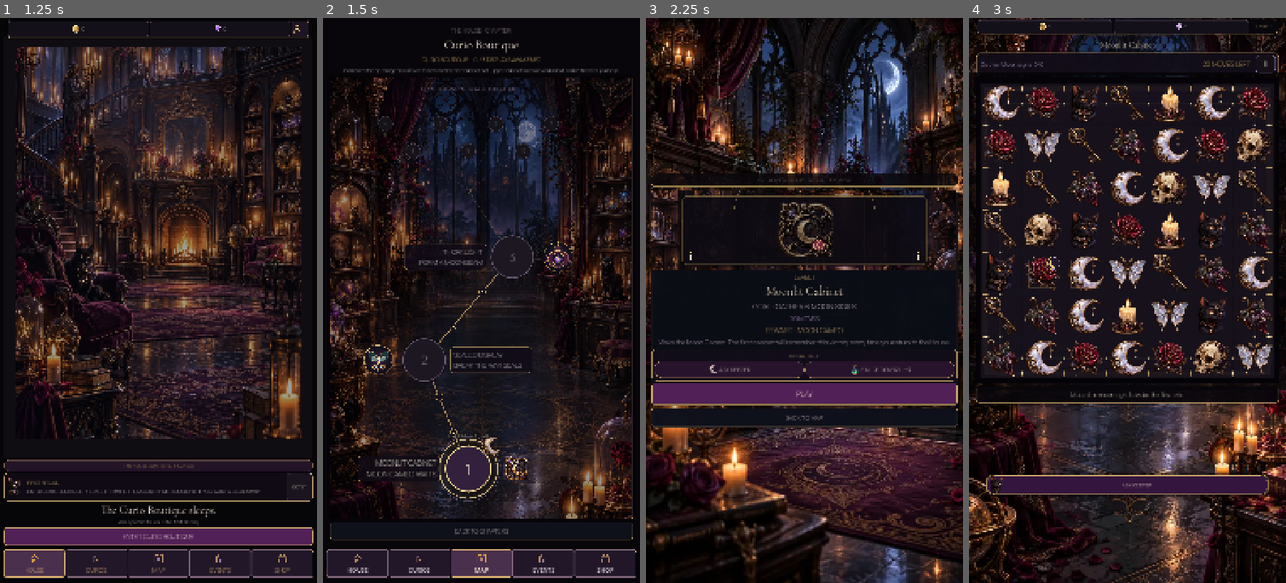
Above: before the commit, frames 1-4 (left to right).
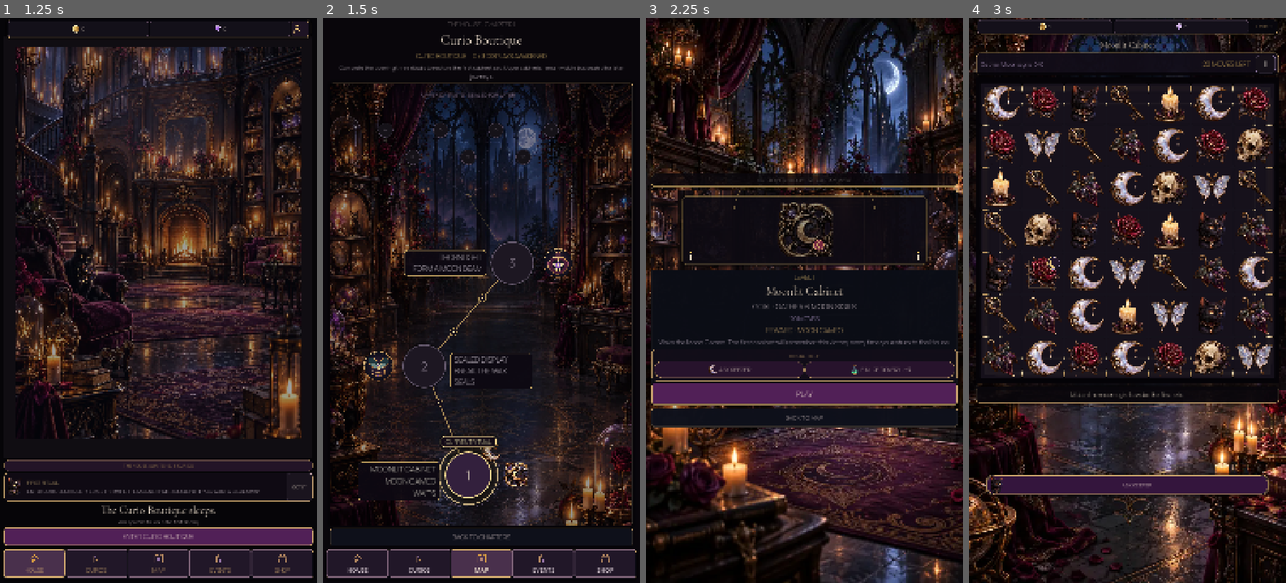
Above: after the commit, the same moments.

Repository: Jay-prodesign/akilta-match3
Game: Godot game, scene res://src/app/app_bootstrap.tscn
The game is run twice, just before and just after one commit, with the same random seed, the same clock (stepped at 60 frames per second) and the same inputs.
Inputs:
- Up to frame 1 (1.25 s): click "ENTER THE HOUSE" at 0.5 s
- Up to frame 2 (1.5 s): click "ENTER CURIO BOUTIQUE" at 1.25 s
- Up to frame 3 (2.25 s): click "1" at 2 s
- Up to frame 4 (3 s): click "PLAY" at 2.75 s

Frame 1 is identical in both runs. In frame 2, 21% of the frame differs, in the area x 2-98%, y 0-94%; in frame 3, less than 0.1%; in frame 4, nothing differs.

Commit message:
Strengthen Chapter Map mobile readability hierarchy

Diff:
--- a/src/ui/map/chapter_map.tscn
+++ b/src/ui/map/chapter_map.tscn
@@ -25,18 +25,38 @@
 corner_radius_bottom_left = 16
 
 [sub_resource type="StyleBoxFlat" id="RouteLabelPlate"]
-bg_color = Color(0.063, 0.043, 0.086, 0.82)
+bg_color = Color(0.05, 0.034, 0.069, 0.94)
 border_width_left = 1
 border_width_top = 1
 border_width_right = 1
 border_width_bottom = 1
-border_color = Color(0.847, 0.71, 0.416, 0.3)
+border_color = Color(0.847, 0.71, 0.416, 0.56)
 corner_radius_top_left = 10
 corner_radius_top_right = 10
 corner_radius_bottom_right = 10
 corner_radius_bottom_left = 10
+content_margin_left = 14.0
+content_margin_top = 5.0
+content_margin_right = 14.0
+content_margin_bottom = 5.0
+
+[sub_resource type="StyleBoxFlat" id="FrontierPlate"]
+bg_color = Color(0.078, 0.043, 0.09, 0.96)
+border_width_left = 2
+border_width_top = 2
+border_width_right = 2
+border_width_bottom = 2
+border_color = Color(0.973, 0.855, 0.573, 0.9)
+corner_radius_top_left = 12
+corner_radius_top_right = 12
+corner_radius_bottom_right = 12
+corner_radius_bottom_left = 12
 content_margin_left = 12.0
+content_margin_top = 5.0
 content_margin_right = 12.0
+content_margin_bottom = 5.0
+shadow_color = Color(0, 0, 0, 0.5)
+shadow_size = 8
 
 [node name="ChapterMap" type="Control"]
 layout_mode = 3
@@ -72,7 +92,7 @@
 theme_override_colors/font_color = Color(0.84, 0.73, 0.66, 1)
 theme_override_colors/font_outline_color = Color(0.03, 0.02, 0.04, 0.9)
 theme_override_constants/outline_size = 3
-theme_override_font_sizes/font_size = 20
+theme_override_font_sizes/font_size = 22
 text = "THE HOUSE · CHAPTER I"
 horizontal_alignment = 1
 
@@ -81,21 +101,21 @@
 theme_override_colors/font_color = Color(0.975, 0.91, 0.79, 1)
 theme_override_colors/font_outline_color = Color(0.03, 0.02, 0.04, 0.94)
 theme_override_constants/outline_size = 5
-theme_override_font_sizes/font_size = 42
+theme_override_font_sizes/font_size = 46
 text = "Curio Boutique"
 horizontal_alignment = 1
 
 [node name="Progress" type="Label" parent="Layout"]
 layout_mode = 2
 theme_override_colors/font_color = Color(0.851, 0.71, 0.416, 1)
-theme_override_font_sizes/font_size = 20
+theme_override_font_sizes/font_size = 22
 text = "CURIO BOUTIQUE · 0 / 3 DISPLAYS AWAKENED"
 horizontal_alignment = 1
 
 [node name="Intro" type="Label" parent="Layout"]
 layout_mode = 2
 theme_override_colors/font_color = Color(0.851, 0.804, 0.835, 1)
-theme_override_font_sizes/font_size = 17
+theme_override_font_sizes/font_size = 19
 text = "Complete the opening three rituals to restore the first cabinet set. Upper cabinets remain visible but sealed for later journeys."
 horizontal_alignment = 1
 autowrap_mode = 2
@@ -151,7 +171,8 @@
 theme_override_colors/font_color = Color(1, 0.941, 0.722, 1)
 theme_override_colors/font_outline_color = Color(0.031, 0.027, 0.063, 0.96)
 theme_override_constants/outline_size = 4
-theme_override_font_sizes/font_size = 18
+theme_override_font_sizes/font_size = 20
+theme_override_styles/normal = SubResource("FrontierPlate")
 text = "CURRENT RITUAL"
 horizontal_alignment = 1
 vertical_alignment = 1
@@ -174,7 +195,7 @@
 theme_override_colors/font_color = Color(0.945, 0.91, 0.866, 1)
 theme_override_colors/font_outline_color = Color(0.027, 0.024, 0.043, 0.94)
 theme_override_constants/outline_size = 3
-theme_override_font_sizes/font_size = 25
+theme_override_font_sizes/font_size = 27
 theme_override_styles/normal = SubResource("RouteLabelPlate")
 horizontal_alignment = 2
 vertical_alignment = 1
@@ -209,7 +230,7 @@
 theme_override_colors/font_color = Color(0.878, 0.824, 0.886, 1)
 theme_override_colors/font_outline_color = Color(0.027, 0.024, 0.043, 0.94)
 theme_override_constants/outline_size = 3
-theme_override_font_sizes/font_size = 23
+theme_override_font_sizes/font_size = 25
 theme_override_styles/normal = SubResource("RouteLabelPlate")
 vertical_alignment = 1
 autowrap_mode = 2
@@ -243,7 +264,7 @@
 theme_override_colors/font_color = Color(0.878, 0.824, 0.886, 1)
 theme_override_colors/font_outline_color = Color(0.027, 0.024, 0.043, 0.94)
 theme_override_constants/outline_size = 3
-theme_override_font_sizes/font_size = 23
+theme_override_font_sizes/font_size = 25
 theme_override_styles/normal = SubResource("RouteLabelPlate")
 horizontal_alignment = 2
 vertical_alignment = 1
@@ -355,6 +376,6 @@
 custom_minimum_size = Vector2(0, 60)
 layout_mode = 2
 theme_override_colors/font_color = Color(0.945, 0.91, 0.866, 1)
-theme_override_font_sizes/font_size = 20
+theme_override_font_sizes/font_size = 22
 theme_override_styles/normal = SubResource("Back")
 text = "BACK TO CHAPTERS"
Not shown: 1 places in src/ui/map/chapter_map.tscn that only renumber resources
